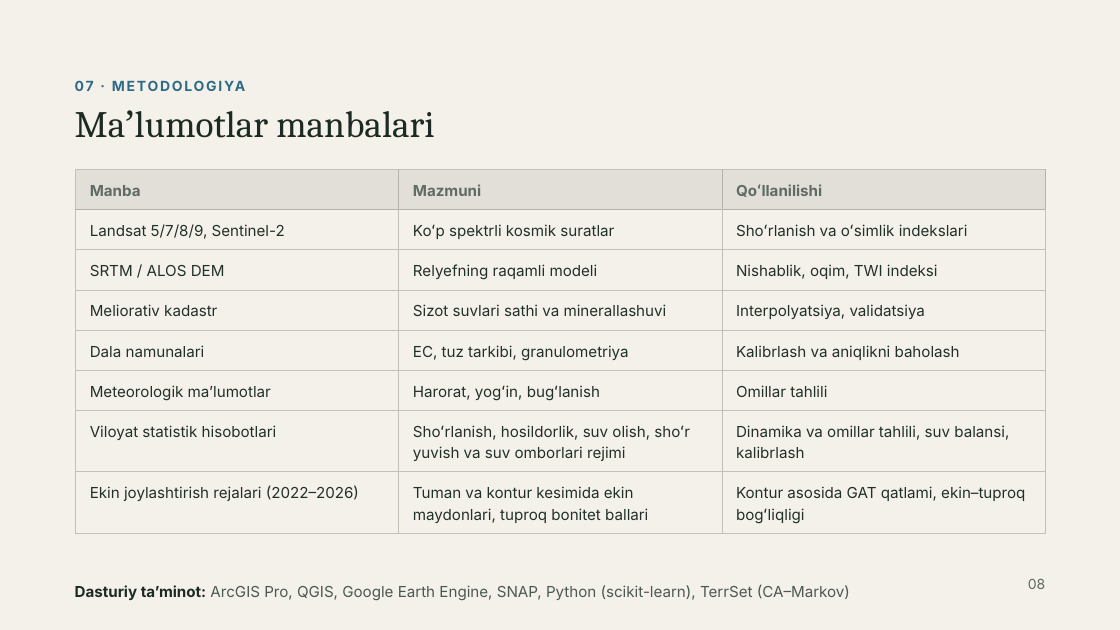
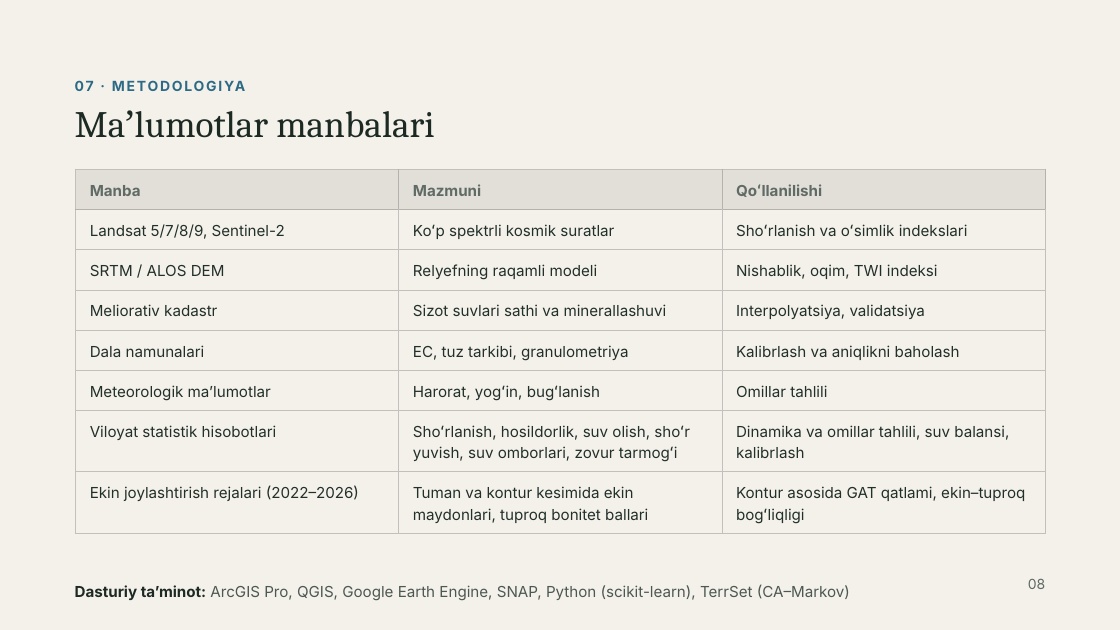
Before and after one commit to Rasuljon007/mirzohid-loyiha, a slide deck: slide 8 of Garbiy_Farg_ona_tuproqlari_GAT_asosida_bashoratlash.pptx. Drawn at 1120x630 pixels with LibreOffice and Linux fonts; fonts in the diff are those of the drawing. Boxes give left, top, right and bottom in pixels: in the first picture for what was removed or moved away, otherwise in the second. Text is boxed around its words. In the diff, an @@ line names an element or a change of style, - is before the commit and + after.

```diff
--- a/Garbiy_Farg_ona_tuproqlari_GAT_asosida_bashoratlash.pptx
+++ b/Garbiy_Farg_ona_tuproqlari_GAT_asosida_bashoratlash.pptx
@@ table at (76, 169, 1046, 527) @@
-row 7, column 2: Shoʻrlanish, hosildorlik, suv olish, shoʻr yuvish va suv omborlari rejimi
+row 7, column 2: Shoʻrlanish, hosildorlik, suv olish, shoʻr yuvish, suv omborlari, zovur tarmogʻi
```
Also in this commit, not shown: 6 other slides changed, 1 slide added.
